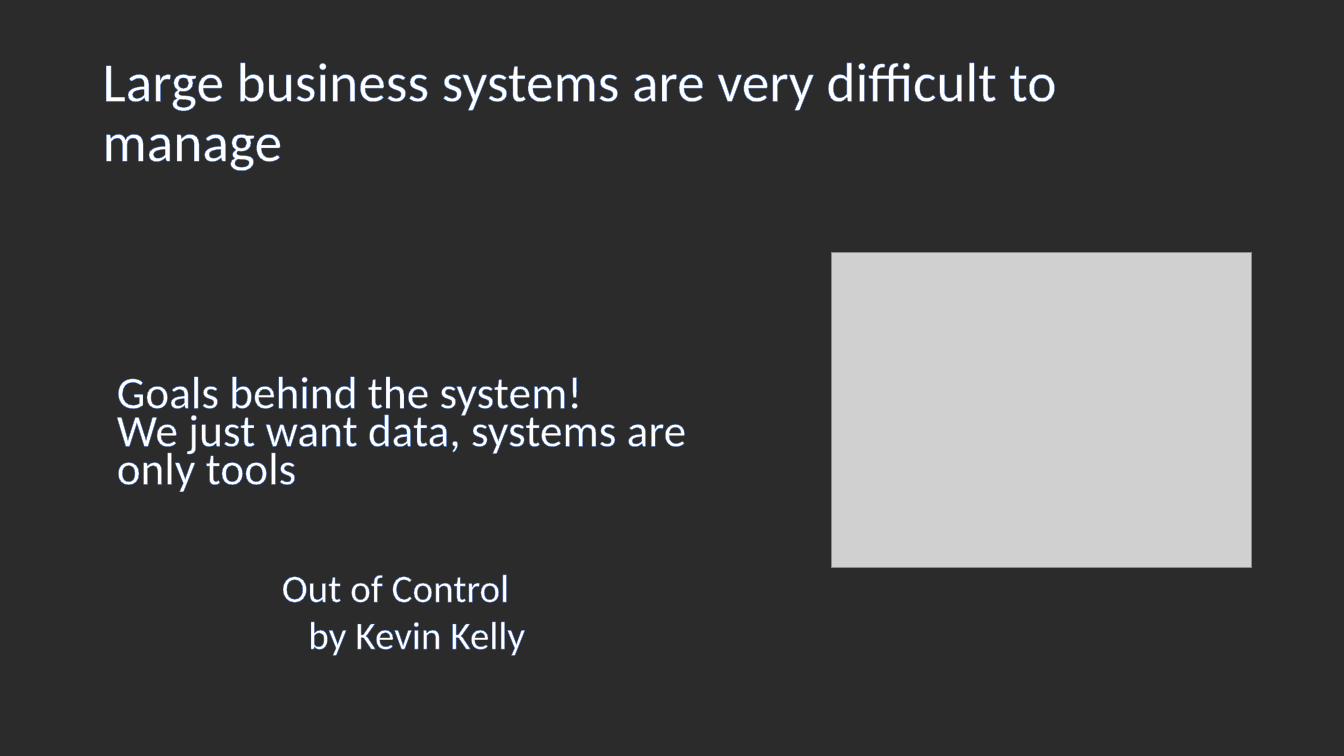
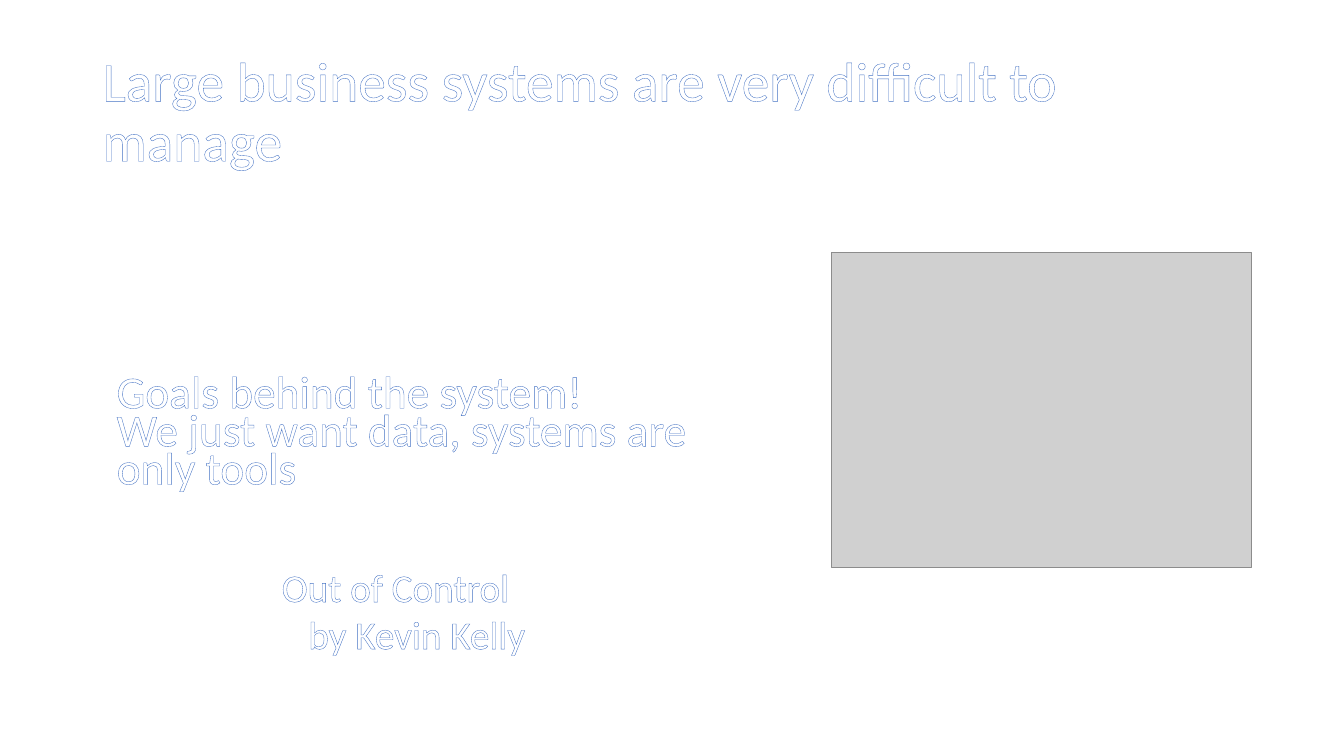
Before and after one commit to llxxbb/Nature, a slide deck: slide 6 of doc/nature.pptx. Drawn at 1344x756 pixels with LibreOffice and Linux fonts; fonts in the diff are those of the drawing; grey boxes stand for pictures; background and template pictures are left out; a plain dark background stands for a picture behind light text. Boxes give left, top, right and bottom in pixels: in the first picture for what was removed or moved away, otherwise in the second. Text is boxed around its words. In the diff, an @@ line names an element or a change of style, - is before the commit and + after.

```diff
--- a/doc/nature.pptx
+++ b/doc/nature.pptx
@@ background picture (left out) to #FFFFFF @@
```
Also in this commit, not shown: 15 other slides changed, 1 slide added, 1 slide removed, 4 other files.
